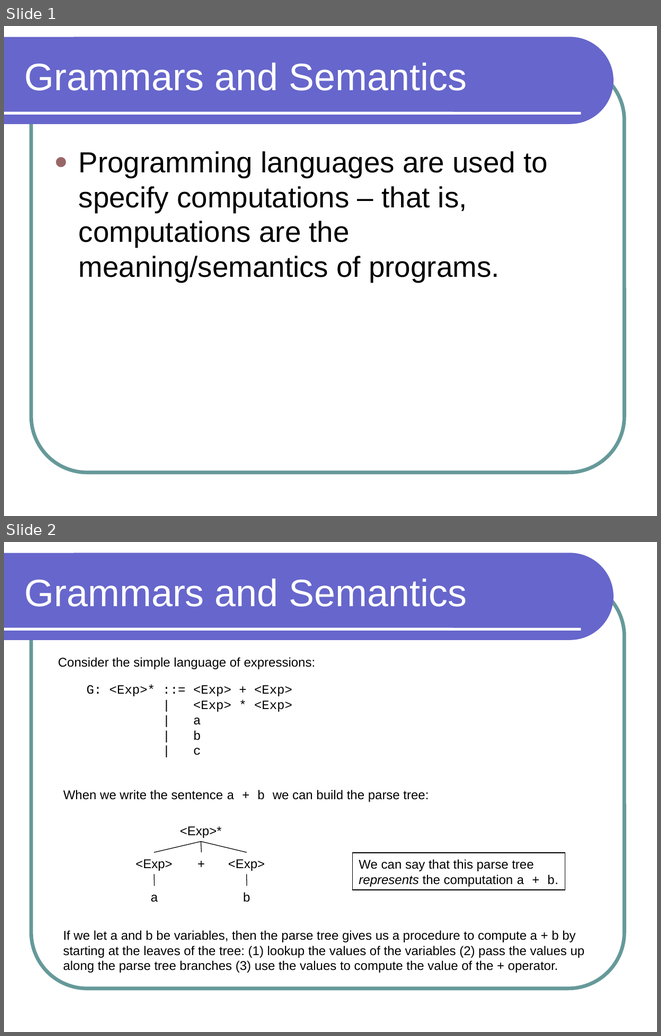
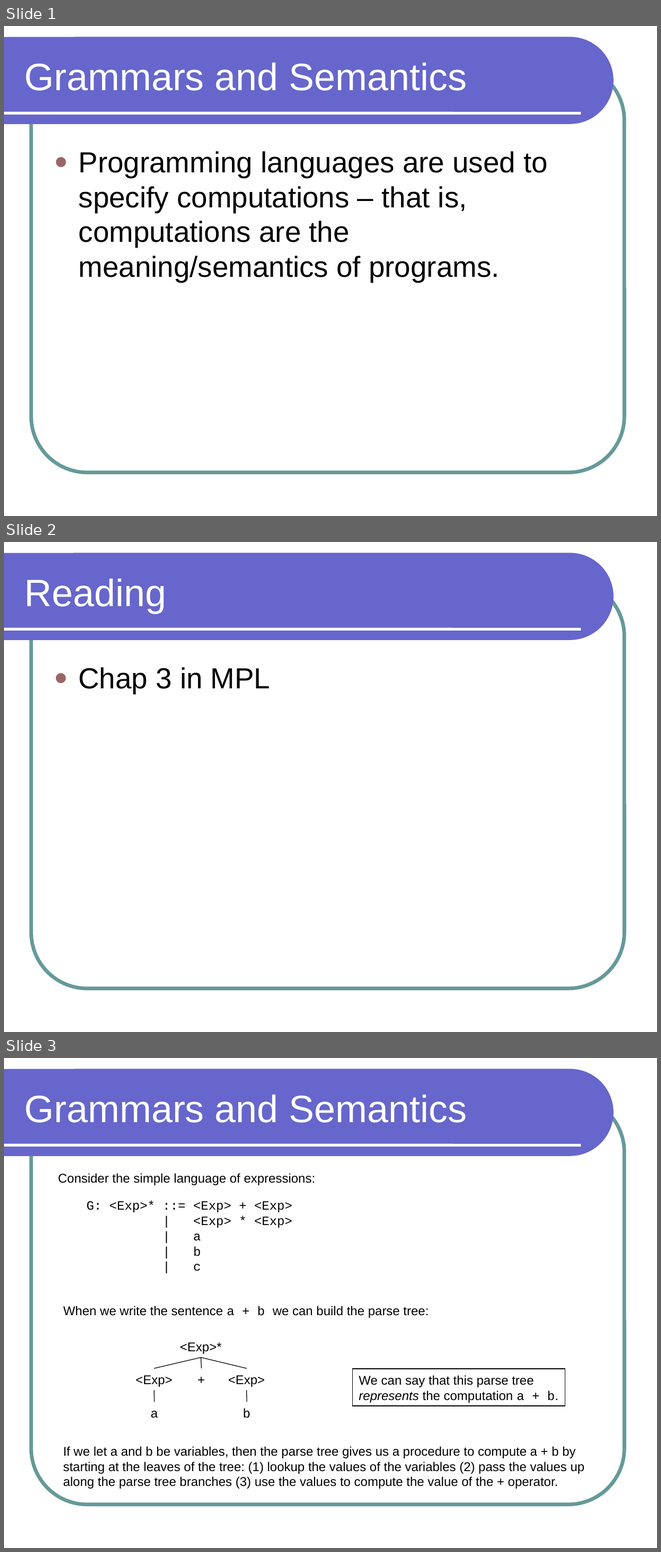
Before and after one commit to lutzhamel/CSC301, a slide deck: notes/csc301-ln011.ppt. Shown one above the other, each under a label of ours: slides 1 and 2 before the commit, slides 1, 2 and 3 after it. The pictures are 661x1036 and 661x1552 pixels, drawn with LibreOffice and Linux fonts; fonts in the diff are those of the drawing. Boxes give left, top, right and bottom in pixels: in the first picture for what was removed or moved away, otherwise in the second. Text is boxed around its words. In the diff, an @@ line names an element or a change of style, - is before the commit and + after.

```diff
--- a/notes/csc301-ln011.ppt
+++ b/notes/csc301-ln011.ppt
@@ slide 2 added at (4, 542, 657, 1032), background #FFFFFF; not listed: 3 template elements that a slide beside it also shows @@
@@ title added at (25, 579, 167, 613), 42 pt, text #FFFFFF @@
+Reading
@@ text added at (78, 667, 271, 694), 32 pt, text #000000 @@
+● Chap 3 in MPL
@@ what was slide 2 is now slide 3 @@
```
Also in this commit, not shown: 1 slide changed, 6 other files.
